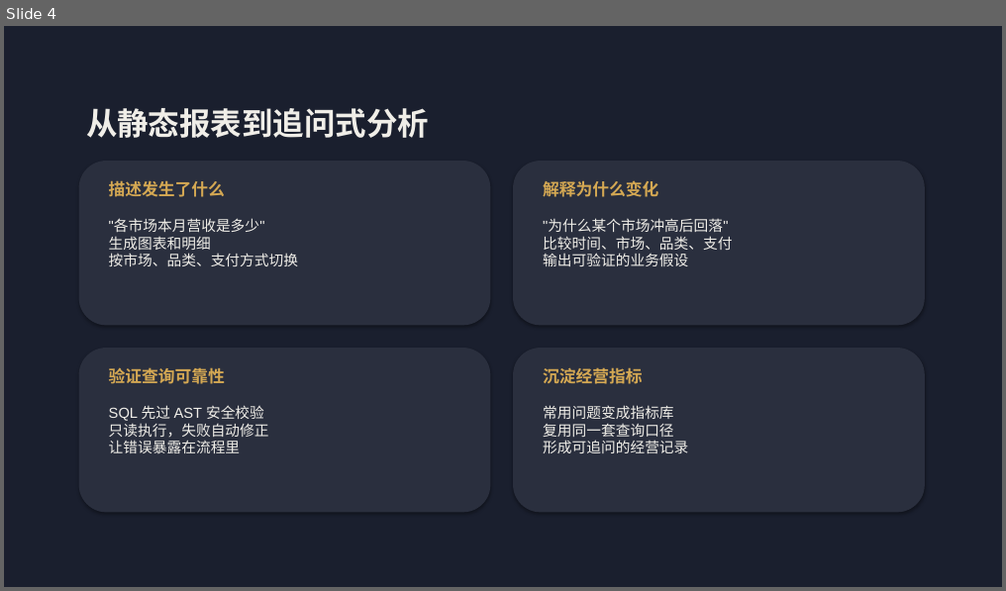
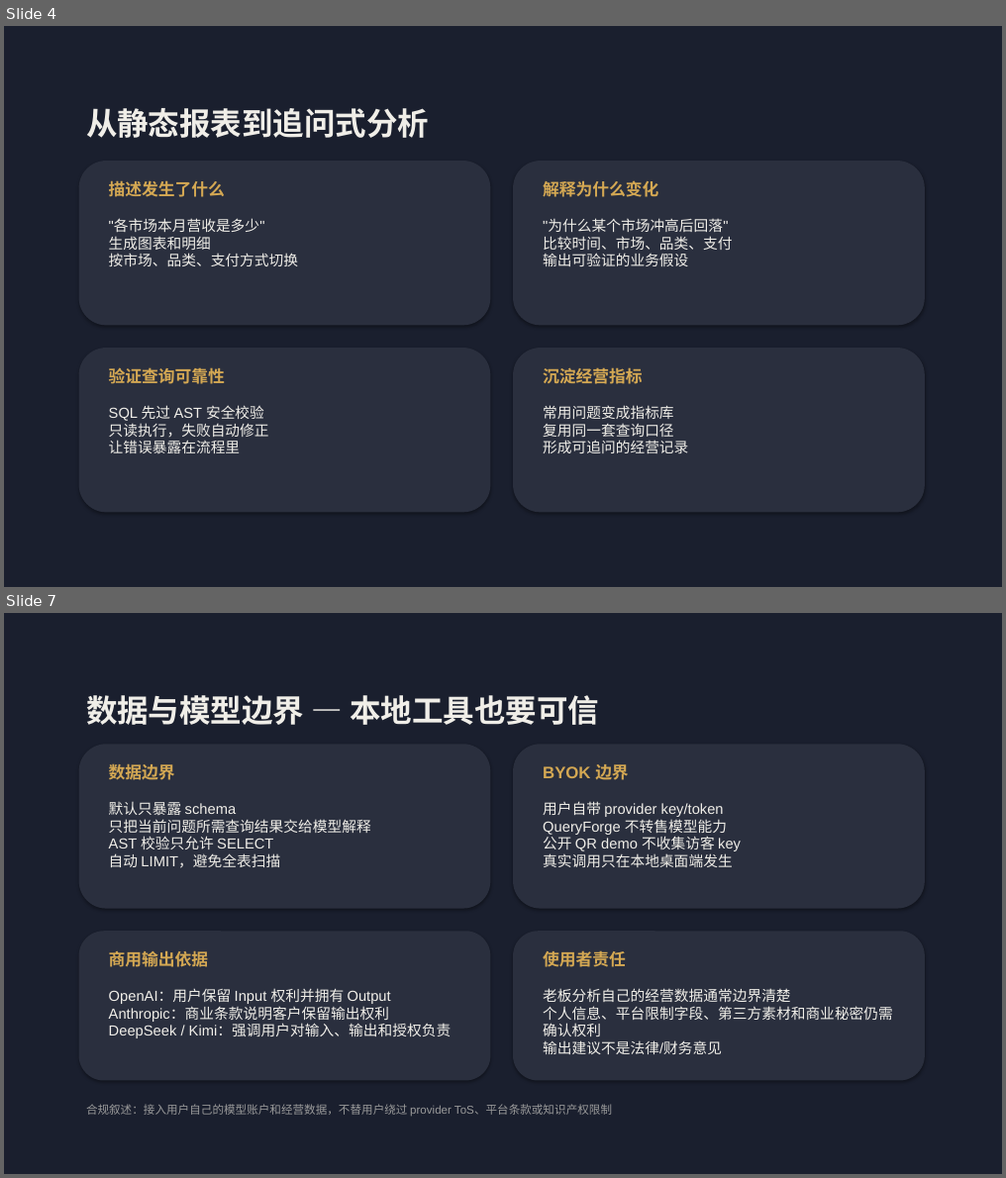
Before and after one commit to eric-stone-plus/queryforge, a slide deck: assets/QueryForge-Pitch.pptx. Shown one above the other, each under a label of ours: slide 4 before the commit, slides 4 and 7 after it; the slides between them are not shown. The pictures are 1006x591 and 1006x1178 pixels, drawn with LibreOffice and Linux fonts; fonts in the diff are those of the drawing. Boxes give left, top, right and bottom in pixels: in the first picture for what was removed or moved away, otherwise in the second. Text is boxed around its words. In the diff, an @@ line names an element or a change of style, - is before the commit and + after.

```diff
--- a/assets/QueryForge-Pitch.pptx
+++ b/assets/QueryForge-Pitch.pptx
@@ slide 7 added at <box>4,613,1002,1174</box>, background #1A1F2E @@
@@ text added at <box>86,695,599,725</box>, 30 pt, text #F0EEE8, bold @@
+数据与模型边界 — 本地工具也要可信
@@ rounded rectangle added at <box>79,744,491,909</box>, fill #2A2F3E @@
@@ rounded rectangle added at <box>513,744,925,909</box>, fill #2A2F3E @@
@@ text added at <box>109,764,175,780</box>, 16 pt, text #D4A853, bold @@
+数据边界
@@ text added at <box>543,764,629,780</box>, 16 pt, text #D4A853, bold @@
+BYOK 边界
@@ text added at <box>109,802,371,868</box>, 14 pt, text #F0EEE8 @@
+默认只暴露 schema
+只把当前问题所需查询结果交给模型解释
+AST 校验只允许 SELECT
+自动 LIMIT，避免全表扫描
@@ text added at <box>543,801,741,867</box>, 14 pt, text #F0EEE8 @@
+用户自带 provider key/token
+QueryForge 不转售模型能力
+公开 QR demo 不收集访客 key
+真实调用只在本地桌面端发生
@@ rounded rectangle added at <box>79,931,491,1081</box>, fill #2A2F3E @@
@@ rounded rectangle added at <box>513,931,925,1081</box>, fill #2A2F3E @@
@@ text added at <box>109,952,208,967</box>, 16 pt, text #D4A853, bold @@
+商用输出依据
@@ text added at <box>543,952,626,967</box>, 16 pt, text #D4A853, bold @@
+使用者责任
@@ text added at <box>109,988,451,1039</box>, 14 pt, text #F0EEE8 @@
+OpenAI：用户保留 Input 权利并拥有 Output
+Anthropic：商业条款说明客户保留输出权利
+DeepSeek / Kimi：强调用户对输入、输出和授权负责
@@ text added at <box>543,988,893,1055</box>, 14 pt, text #F0EEE8 @@
+老板分析自己的经营数据通常边界清楚
+个人信息、平台限制字段、第三方素材和商业秘密仍需确认权利
+输出建议不是法律/财务意见
@@ text added at <box>86,1104,612,1116</box>, 11 pt, text #9A9A9A @@
+合规叙述：接入用户自己的模型账户和经营数据，不替用户绕过 provider ToS、平台条款或知识产权限制
```
Also in this commit, not shown: 6 slides changed, 1 slide removed, 36 other files.
